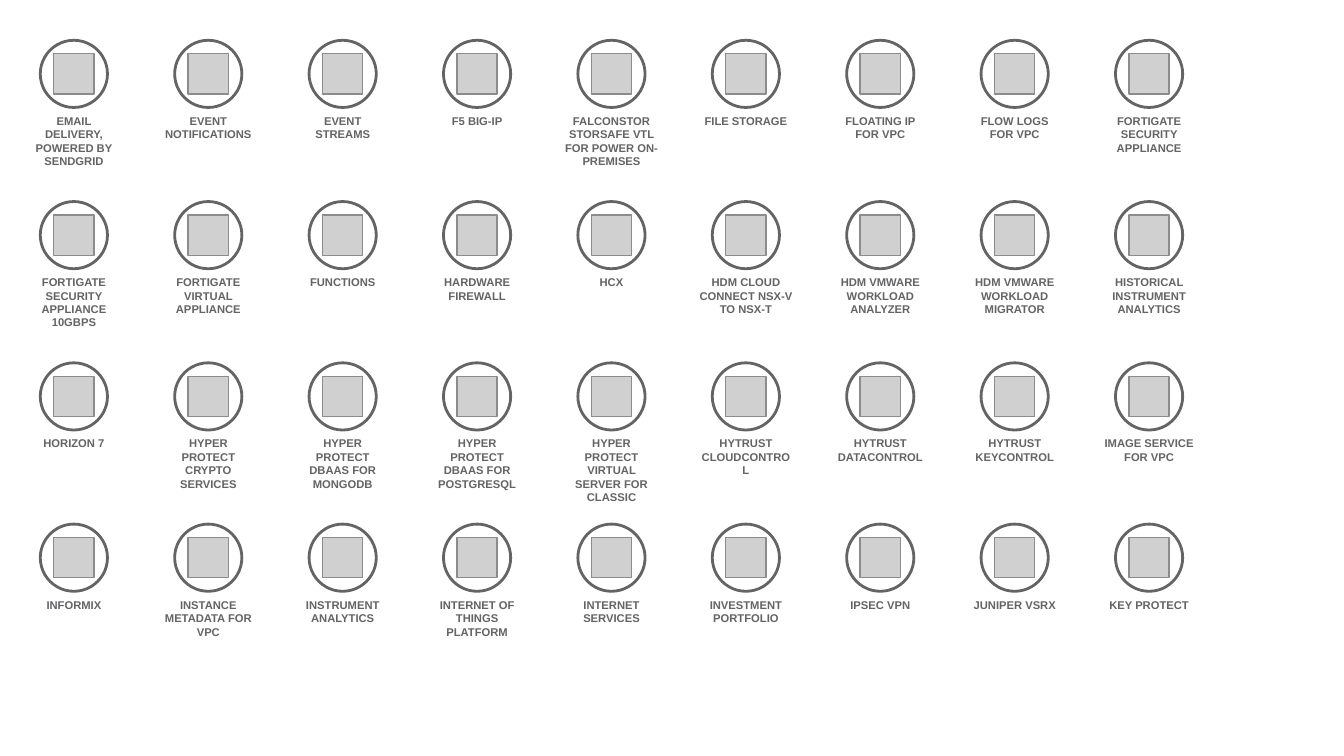
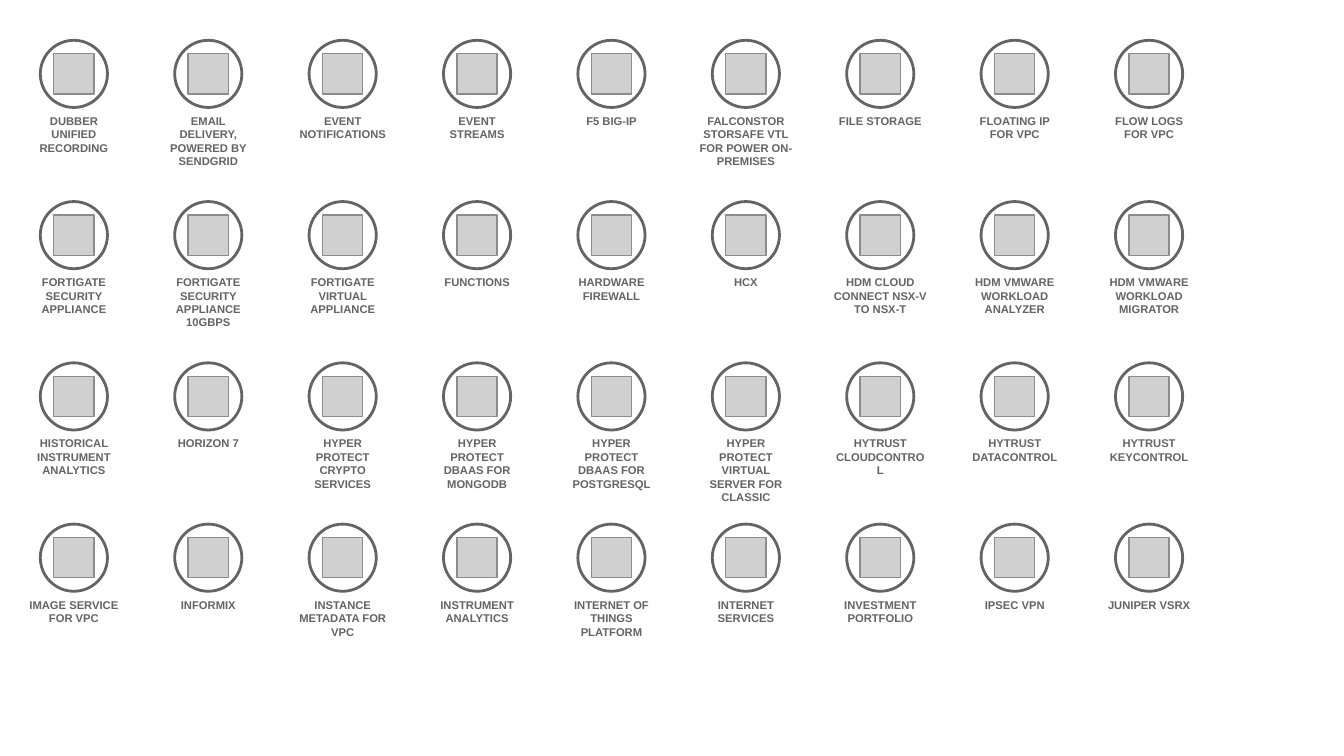
Before and after one commit to l2fprod/myarchitecture, a slide deck: slide 5 of mycatalog-architecture-diagram-template.pptx. Drawn at 1344x756 pixels with LibreOffice and Linux fonts; fonts in the diff are those of the drawing; grey boxes stand for pictures. Boxes give left, top, right and bottom in pixels: in the first picture for what was removed or moved away, otherwise in the second. Text is boxed around its words. In the diff, an @@ line names an element or a change of style, - is before the commit and + after.

Commit message:
new deck

```diff
--- a/mycatalog-architecture-diagram-template.pptx
+++ b/mycatalog-architecture-diagram-template.pptx
@@ text added at [40,117,108,152], 6 pt, text #646365, bold @@
+DUBBER UNIFIED RECORDING
@@ text at [300,117,386,138]: text changed @@
-EVENT STREAMS
+EVENT NOTIFICATIONS
@@ text at [450,117,505,138]: text changed @@
-EVENT NOTIFICATIONS
+EVENT STREAMS
@@ text removed at [845,117,916,138] @@
-FLOATING IP FOR VPC
@@ text at [980,117,1050,138]: text changed @@
-FLOW LOGS FOR VPC
+FLOATING IP FOR VPC
@@ text at [1115,117,1183,138]: text changed @@
-FORTIGATE SECURITY APPLIANCE
+FLOW LOGS FOR VPC
@@ text at [42,278,107,313]: text changed @@
-FORTIGATE SECURITY APPLIANCE 10GBPS
+FORTIGATE SECURITY APPLIANCE
@@ text at [176,278,241,326]: text changed @@
-FORTIGATE VIRTUAL APPLIANCE
+FORTIGATE SECURITY APPLIANCE 10GBPS
@@ text added at [310,278,375,313], 6 pt, text #646365, bold @@
+FORTIGATE VIRTUAL APPLIANCE
@@ text removed at [841,278,919,313] @@
-HDM VMWARE WORKLOAD ANALYZER
@@ text at [975,278,1054,313]: text changed @@
-HDM VMWARE WORKLOAD MIGRATOR
+HDM VMWARE WORKLOAD ANALYZER
@@ text at [1110,278,1188,313]: text changed @@
-HISTORICAL INSTRUMENT ANALYTICS
+HDM VMWARE WORKLOAD MIGRATOR
@@ text added at [37,439,110,474], 6 pt, text #646365, bold @@
+HISTORICAL INSTRUMENT ANALYTICS
@@ text removed at [180,439,236,488] @@
-HYPER PROTECT CRYPTO SERVICES
@@ text at [314,439,370,488]: text changed @@
-HYPER PROTECT DBAAS FOR MONGODB
+HYPER PROTECT CRYPTO SERVICES
@@ text at [444,439,511,488]: text changed @@
-HYPER PROTECT DBAAS FOR POSTGRESQL
+HYPER PROTECT DBAAS FOR MONGODB
@@ text at [573,439,651,490]: text changed @@
-HYPER PROTECT VIRTUAL SERVER FOR CLASSIC
+HYPER PROTECT DBAAS FOR POSTGRESQL
@@ text at [710,439,783,501]: text changed @@
-HYTRUST CLOUDCONTROL
+HYPER PROTECT VIRTUAL SERVER FOR CLASSIC
@@ text at [854,439,907,447]: text changed @@
-HYTRUST DATACONTROL
+HYTRUST CLOUDCONTROL
@@ text at [972,439,1057,461]: text changed @@
-HYTRUST KEYCONTROL
+HYTRUST DATACONTROL
@@ text at [1110,439,1188,461]: text changed @@
-IMAGE SERVICE FOR VPC
+HYTRUST KEYCONTROL
@@ 17 texts: place and size @@
-17 texts at [36,117,1056,636]
+17 texts at [170,117,1191,636]
@@ text added at [29,601,118,622], 6 pt, text #646365, bold @@
+IMAGE SERVICE FOR VPC
@@ text removed at [1109,601,1189,609] @@
-KEY PROTECT
```
Also in this commit, not shown: 4 other slides changed, 1 other file.
